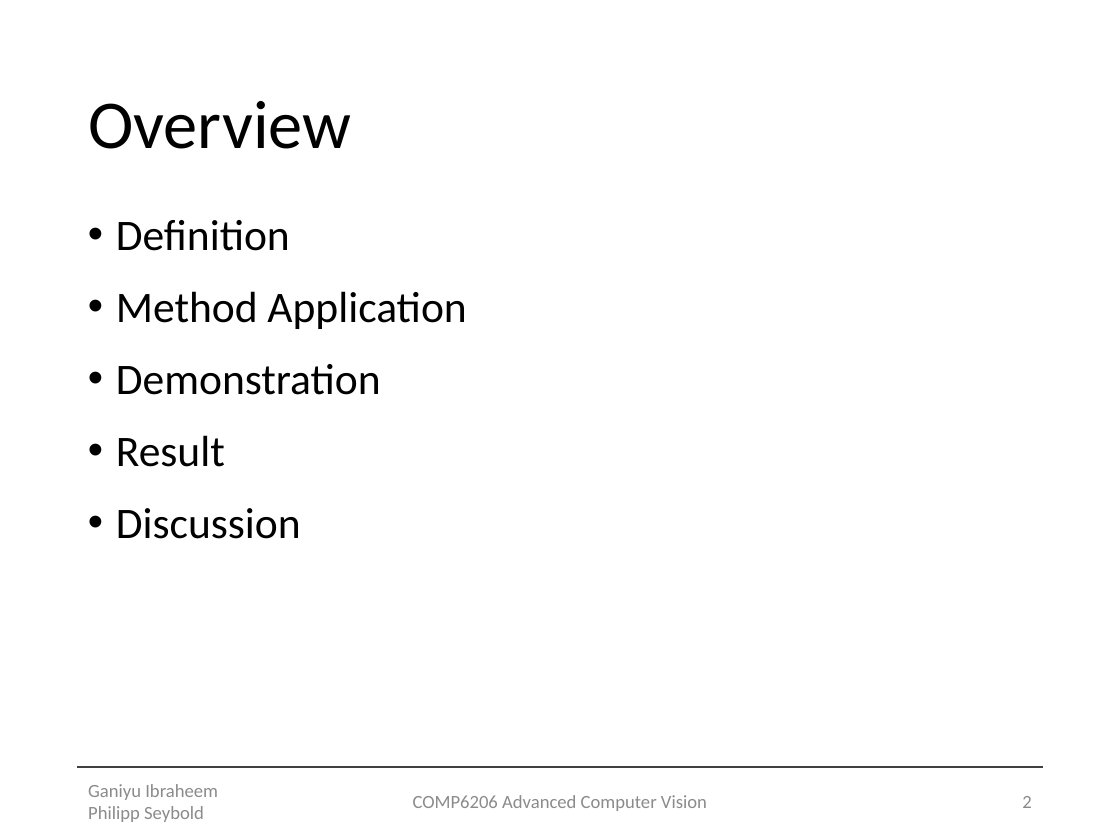
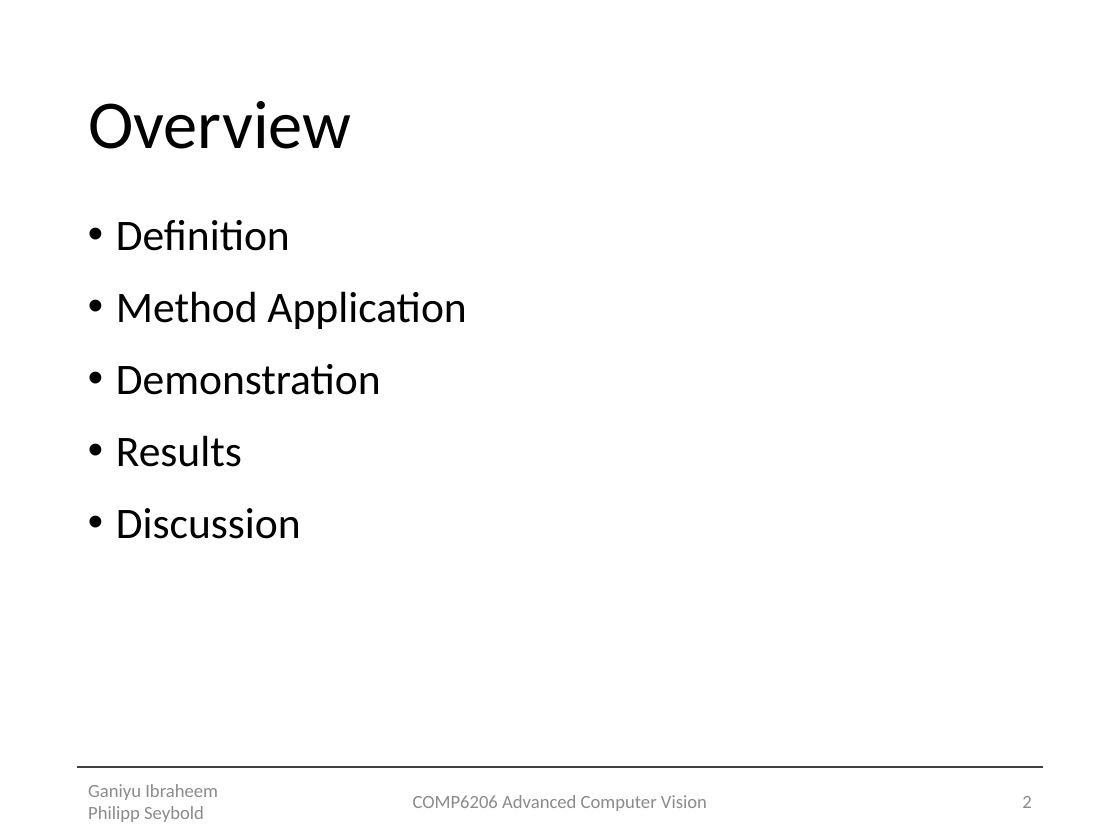
Before and after one commit to Lxrd-AJ/ForceFieldTransforms, a slide deck: slide 2 of Force Field Transformation.pptx. Drawn at 1120x840 pixels with LibreOffice and Linux fonts; fonts in the diff are those of the drawing. Boxes give left, top, right and bottom in pixels: in the first picture for what was removed or moved away, otherwise in the second. Text is boxed around its words. In the diff, an @@ line names an element or a change of style, - is before the commit and + after.

```diff
--- a/Force Field Transformation.pptx
+++ b/Force Field Transformation.pptx
@@ text at [116,435,242,467]: text changed @@
-• Result
+• Results
```
Also in this commit, not shown: 11 other slides changed, 6 slides added.
